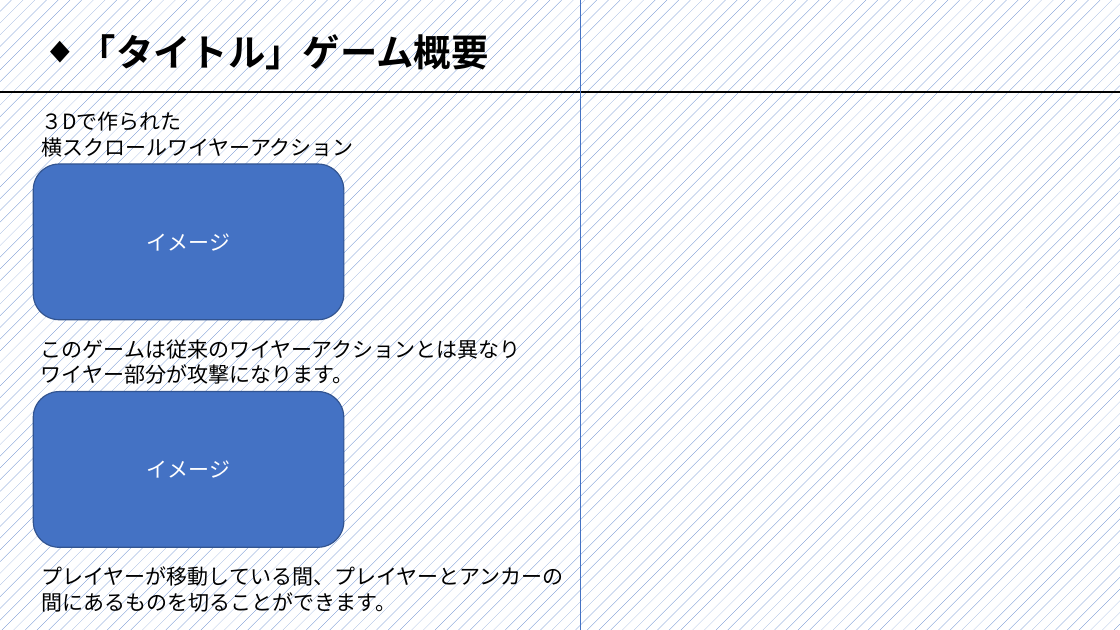
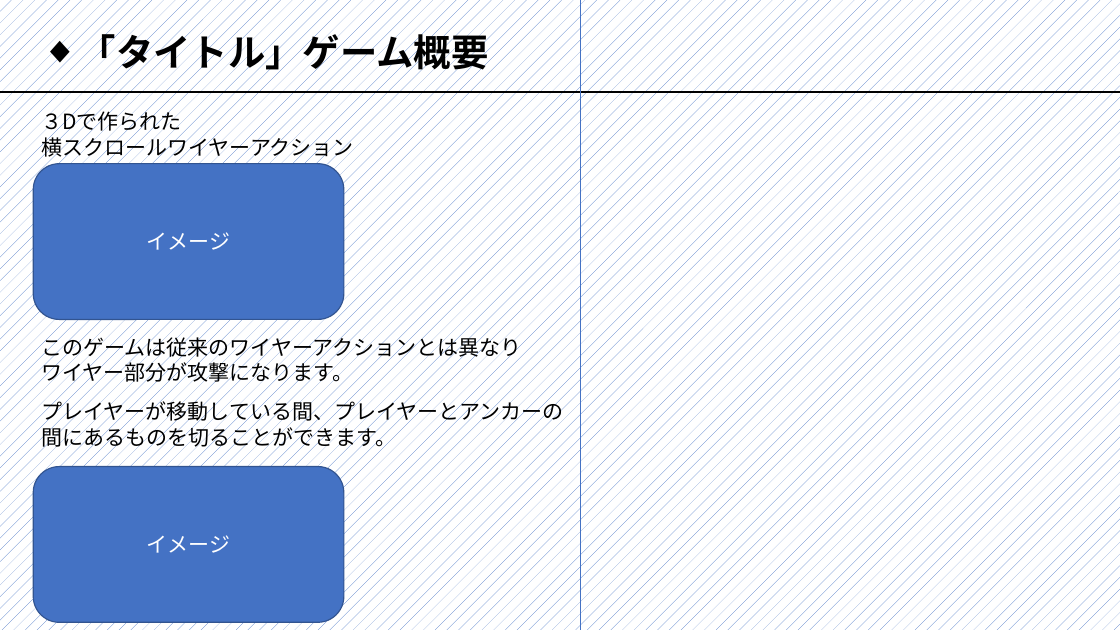
Before and after one commit to nkc20206040/First3DGame, a slide deck: slide 4 of 後期制作_企画書.pptx. Drawn at 1120x630 pixels with LibreOffice and Linux fonts; fonts in the diff are those of the drawing. Boxes give left, top, right and bottom in pixels: in the first picture for what was removed or moved away, otherwise in the second. Text is boxed around its words. In the diff, an @@ line names an element or a change of style, - is before the commit and + after.

```diff
--- a/後期制作_企画書.pptx
+++ b/後期制作_企画書.pptx
@@ text "プレイヤーが移動している間、プレイヤーとアンカーの": place and size @@
-text "プレイヤーが移動している間、プレイヤーとアンカーの" at <box>42,564,564,615</box>
+text "プレイヤーが移動している間、プレイヤーとアンカーの" at <box>42,399,564,450</box>
@@ rounded rectangle "イメージ": place and size @@
-rounded rectangle "イメージ" at <box>34,392,344,547</box>
+rounded rectangle "イメージ" at <box>34,466,344,622</box>
```
Also in this commit, not shown: 2 other slides changed, 1 slide added.
